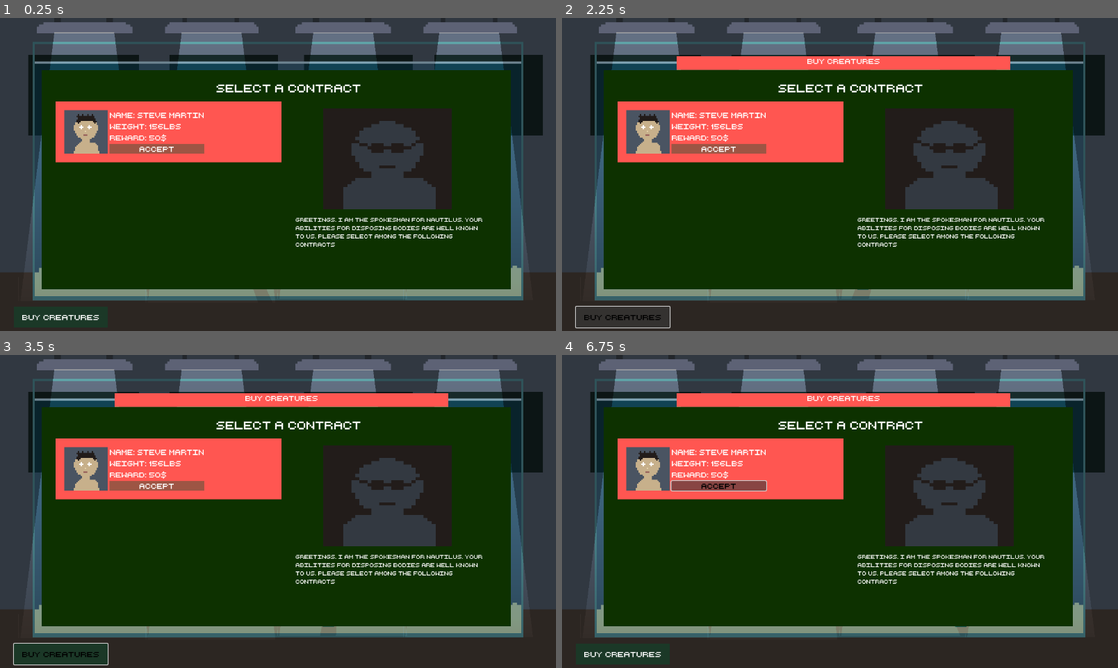
Above: before the commit, frames 1-4 (two rows, left to right).
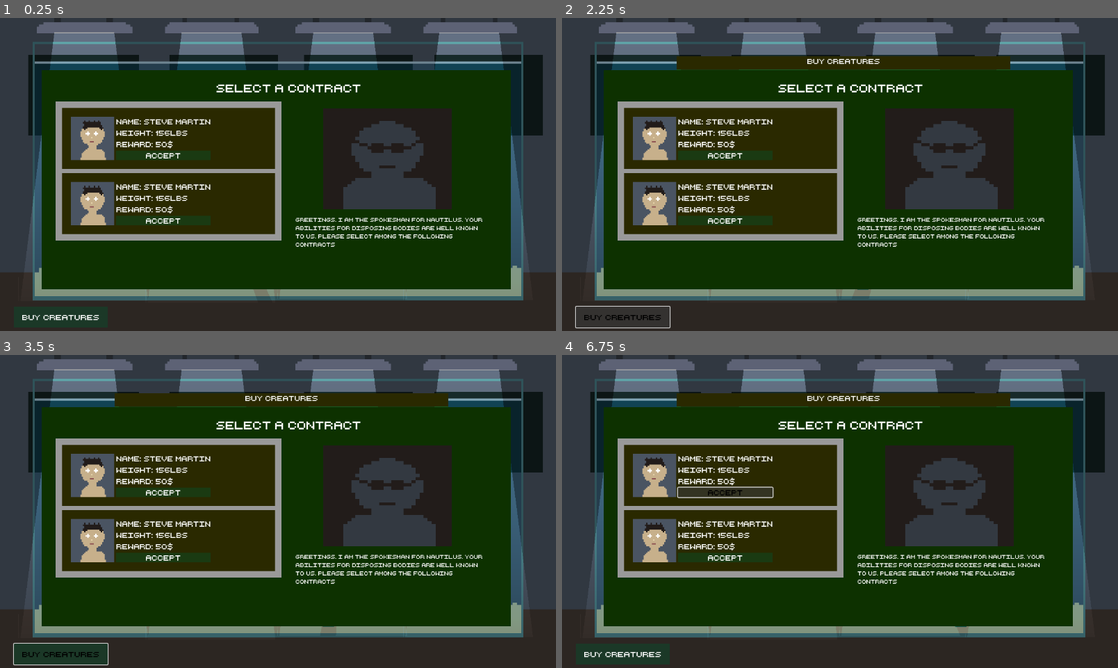
Above: after the commit, the same moments.

Repository: adrientremblay/ld56
Game: Godot game, scene res://scenes/game_screen.tscn
Two runs of this game, one before a commit and one after it. Both use one fixed random seed, a clock stepped at 60 frames per second and the inputs below.
Inputs:
- Up to frame 1 (0.25 s): no input
- Up to frame 2 (2.25 s): click "Accept" at 0.5 s; click "Accept" at 1.25 s; click "Buy Creatures" at 2 s
- Up to frame 3 (3.5 s): click "buy snail" at 2.75 s
- Up to frame 4 (6.75 s): click "Buy Creatures" at 3.5 s; click "Buy Creatures" at 4.25 s; click "buy snail" at 5 s; click "buy snail" at 5.75 s; click "Accept" at 6.5 s

The runs differ from the first frame. In frame 1, 17% of the frame differs, in the area x 10-51%, y 26-72%; in frame 2, 20%, in the area x 10-81%, y 12-72%; in frame 3, 20%; in frame 4, 20%.

Commit message:
Progress on Contract menu

Diff:
--- a/scenes/game_screen.tscn
+++ b/scenes/game_screen.tscn
@@ -21,6 +21,8 @@
 
 [sub_resource type="CanvasItemMaterial" id="CanvasItemMaterial_r6l3h"]
 
+[sub_resource type="StyleBoxFlat" id="StyleBoxFlat_vnyj0"]
+
 [node name="GameScreen" type="Node2D"]
 script = ExtResource("1_ka8qc")
 landCreatureScene = ExtResource("2_nfyws")
@@ -181,11 +183,27 @@
 offset_right = 552.0
 offset_bottom = 456.0
 
-[node name="PanelContainer" type="PanelContainer" parent="UI/ContractMenu/VBoxContainer"]
-light_mask = 0
-layout_mode = 2
-
-[node name="MarginContainer" type="MarginContainer" parent="UI/ContractMenu/VBoxContainer/PanelContainer"]
+[node name="CorpsePanelContainer" type="PanelContainer" parent="UI/ContractMenu/VBoxContainer"]
+light_mask = 0
+layout_mode = 2
+theme_override_styles/panel = SubResource("StyleBoxFlat_vnyj0")
+
+[node name="MarginContainer" type="MarginContainer" parent="UI/ContractMenu/VBoxContainer/CorpsePanelContainer"]
+layout_mode = 2
+theme_override_constants/margin_left = 15
+theme_override_constants/margin_top = 15
+theme_override_constants/margin_right = 15
+theme_override_constants/margin_bottom = 15
+
+[node name="VBoxContainer" type="VBoxContainer" parent="UI/ContractMenu/VBoxContainer/CorpsePanelContainer/MarginContainer"]
+layout_mode = 2
+theme_override_constants/separation = 10
+
+[node name="PanelContainer" type="PanelContainer" parent="UI/ContractMenu/VBoxContainer/CorpsePanelContainer/MarginContainer/VBoxContainer"]
+light_mask = 0
+layout_mode = 2
+
+[node name="MarginContainer" type="MarginContainer" parent="UI/ContractMenu/VBoxContainer/CorpsePanelContainer/MarginContainer/VBoxContainer/PanelContainer"]
 light_mask = 0
 layout_mode = 2
 theme_override_constants/margin_left = 20
@@ -193,36 +211,82 @@
 theme_override_constants/margin_right = 20
 theme_override_constants/margin_bottom = 20
 
-[node name="HBoxContainer" type="HBoxContainer" parent="UI/ContractMenu/VBoxContainer/PanelContainer/MarginContainer"]
-light_mask = 0
-layout_mode = 2
-
-[node name="TextureRect" type="TextureRect" parent="UI/ContractMenu/VBoxContainer/PanelContainer/MarginContainer/HBoxContainer"]
+[node name="HBoxContainer" type="HBoxContainer" parent="UI/ContractMenu/VBoxContainer/CorpsePanelContainer/MarginContainer/VBoxContainer/PanelContainer/MarginContainer"]
+light_mask = 0
+layout_mode = 2
+
+[node name="TextureRect" type="TextureRect" parent="UI/ContractMenu/VBoxContainer/CorpsePanelContainer/MarginContainer/VBoxContainer/PanelContainer/MarginContainer/HBoxContainer"]
 light_mask = 0
 custom_minimum_size = Vector2(100, 100)
 layout_mode = 2
 texture = ExtResource("7_w30cl")
 
-[node name="VBoxContainer" type="VBoxContainer" parent="UI/ContractMenu/VBoxContainer/PanelContainer/MarginContainer/HBoxContainer"]
-light_mask = 0
-layout_mode = 2
-
-[node name="Label" type="Label" parent="UI/ContractMenu/VBoxContainer/PanelContainer/MarginContainer/HBoxContainer/VBoxContainer"]
+[node name="VBoxContainer" type="VBoxContainer" parent="UI/ContractMenu/VBoxContainer/CorpsePanelContainer/MarginContainer/VBoxContainer/PanelContainer/MarginContainer/HBoxContainer"]
+light_mask = 0
+layout_mode = 2
+
+[node name="Label" type="Label" parent="UI/ContractMenu/VBoxContainer/CorpsePanelContainer/MarginContainer/VBoxContainer/PanelContainer/MarginContainer/HBoxContainer/VBoxContainer"]
 light_mask = 0
 layout_mode = 2
 text = "Name: Steve Martin"
 
-[node name="Label2" type="Label" parent="UI/ContractMenu/VBoxContainer/PanelContainer/MarginContainer/HBoxContainer/VBoxContainer"]
+[node name="Label2" type="Label" parent="UI/ContractMenu/VBoxContainer/CorpsePanelContainer/MarginContainer/VBoxContainer/PanelContainer/MarginContainer/HBoxContainer/VBoxContainer"]
 light_mask = 0
 layout_mode = 2
 text = "Weight: 156lbs"
 
-[node name="Label3" type="Label" parent="UI/ContractMenu/VBoxContainer/PanelContainer/MarginContainer/HBoxContainer/VBoxContainer"]
+[node name="Label3" type="Label" parent="UI/ContractMenu/VBoxContainer/CorpsePanelContainer/MarginContainer/VBoxContainer/PanelContainer/MarginContainer/HBoxContainer/VBoxContainer"]
 light_mask = 0
 layout_mode = 2
 text = "Reward: 50$"
 
-[node name="Button" type="Button" parent="UI/ContractMenu/VBoxContainer/PanelContainer/MarginContainer/HBoxContainer/VBoxContainer"]
+[node name="Button" type="Button" parent="UI/ContractMenu/VBoxContainer/CorpsePanelContainer/MarginContainer/VBoxContainer/PanelContainer/MarginContainer/HBoxContainer/VBoxContainer"]
+light_mask = 0
+layout_mode = 2
+text = "Accept"
+
+[node name="PanelContainer2" type="PanelContainer" parent="UI/ContractMenu/VBoxContainer/CorpsePanelContainer/MarginContainer/VBoxContainer"]
+light_mask = 0
+layout_mode = 2
+
+[node name="MarginContainer" type="MarginContainer" parent="UI/ContractMenu/VBoxContainer/CorpsePanelContainer/MarginContainer/VBoxContainer/PanelContainer2"]
+light_mask = 0
+layout_mode = 2
+theme_override_constants/margin_left = 20
+theme_override_constants/margin_top = 20
+theme_override_constants/margin_right = 20
+theme_override_constants/margin_bottom = 20
+
+[node name="HBoxContainer" type="HBoxContainer" parent="UI/ContractMenu/VBoxContainer/CorpsePanelContainer/MarginContainer/VBoxContainer/PanelContainer2/MarginContainer"]
+light_mask = 0
+layout_mode = 2
+
+[node name="TextureRect" type="TextureRect" parent="UI/ContractMenu/VBoxContainer/CorpsePanelContainer/MarginContainer/VBoxContainer/PanelContainer2/MarginContainer/HBoxContainer"]
+light_mask = 0
+custom_minimum_size = Vector2(100, 100)
+layout_mode = 2
+texture = ExtResource("7_w30cl")
+
+[node name="VBoxContainer" type="VBoxContainer" parent="UI/ContractMenu/VBoxContainer/CorpsePanelContainer/MarginContainer/VBoxContainer/PanelContainer2/MarginContainer/HBoxContainer"]
+light_mask = 0
+layout_mode = 2
+
+[node name="Label" type="Label" parent="UI/ContractMenu/VBoxContainer/CorpsePanelContainer/MarginContainer/VBoxContainer/PanelContainer2/MarginContainer/HBoxContainer/VBoxContainer"]
+light_mask = 0
+layout_mode = 2
+text = "Name: Steve Martin"
+
+[node name="Label2" type="Label" parent="UI/ContractMenu/VBoxContainer/CorpsePanelContainer/MarginContainer/VBoxContainer/PanelContainer2/MarginContainer/HBoxContainer/VBoxContainer"]
+light_mask = 0
+layout_mode = 2
+text = "Weight: 156lbs"
+
+[node name="Label3" type="Label" parent="UI/ContractMenu/VBoxContainer/CorpsePanelContainer/MarginContainer/VBoxContainer/PanelContainer2/MarginContainer/HBoxContainer/VBoxContainer"]
+light_mask = 0
+layout_mode = 2
+text = "Reward: 50$"
+
+[node name="Button" type="Button" parent="UI/ContractMenu/VBoxContainer/CorpsePanelContainer/MarginContainer/VBoxContainer/PanelContainer2/MarginContainer/HBoxContainer/VBoxContainer"]
 light_mask = 0
 layout_mode = 2
 text = "Accept"
--- a/ui_theme.tres
+++ b/ui_theme.tres
@@ -9,7 +9,7 @@
 bg_color = Color(0.0509804, 0.192157, 0, 1)
 
 [sub_resource type="StyleBoxFlat" id="StyleBoxFlat_likyw"]
-bg_color = Color(1, 0.337255, 0.317647, 1)
+bg_color = Color(0.164706, 0.160784, 0, 1)
 
 [resource]
 default_font = ExtResource("2_jhybk")
Not shown: 1 places in scenes/game_screen.tscn that only renumber resources
